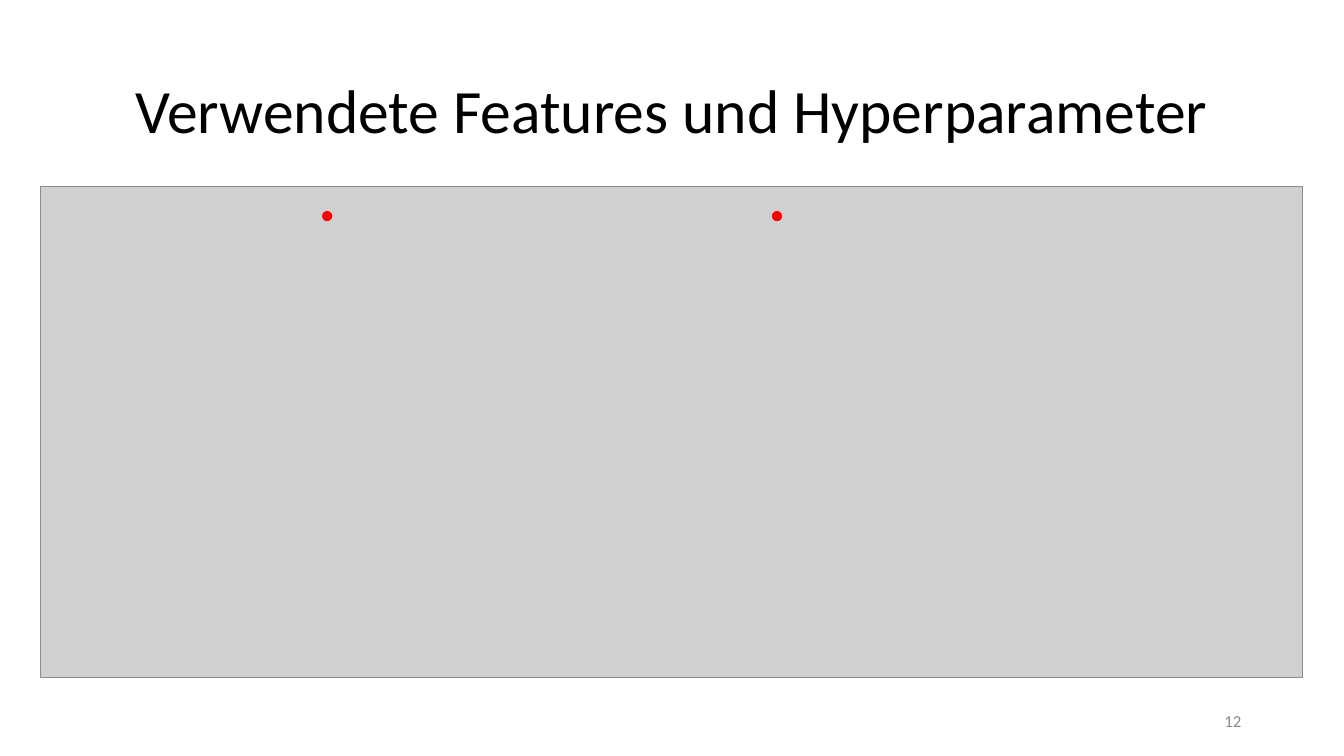
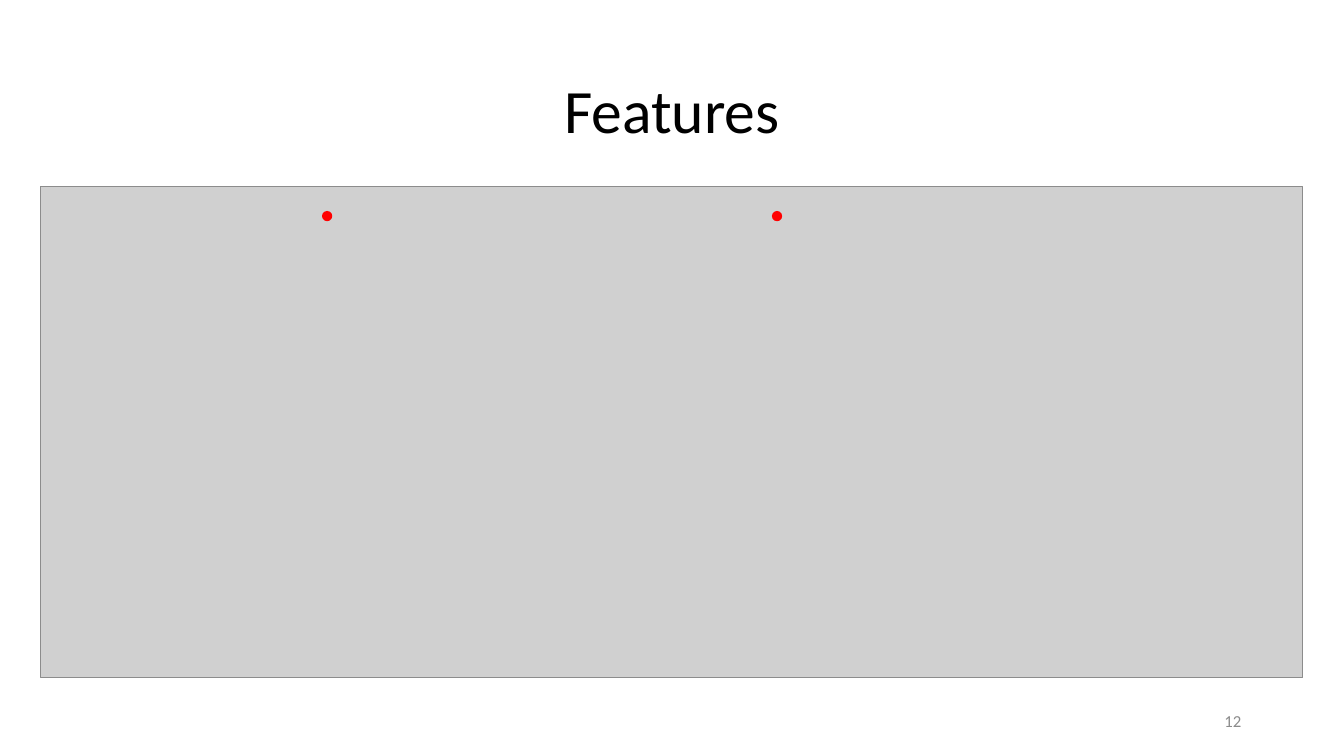
Before and after one commit to LennartKeller/TextklassifikationsProjekt2019, a slide deck: slide 12 of Projektgruppenpräsention.pptx. Drawn at 1344x756 pixels with LibreOffice and Linux fonts; fonts in the diff are those of the drawing; grey boxes stand for pictures. Boxes give left, top, right and bottom in pixels: in the first picture for what was removed or moved away, otherwise in the second. Text is boxed around its words. In the diff, an @@ line names an element or a change of style, - is before the commit and + after.

```diff
--- a/Projektgruppenpräsention.pptx
+++ b/Projektgruppenpräsention.pptx
@@ title at (564, 93, 779, 134): text changed @@
-Verwendete Features und Hyperparameter
+Features
```
Also in this commit, not shown: 2 other slides changed, 6 slides added.
